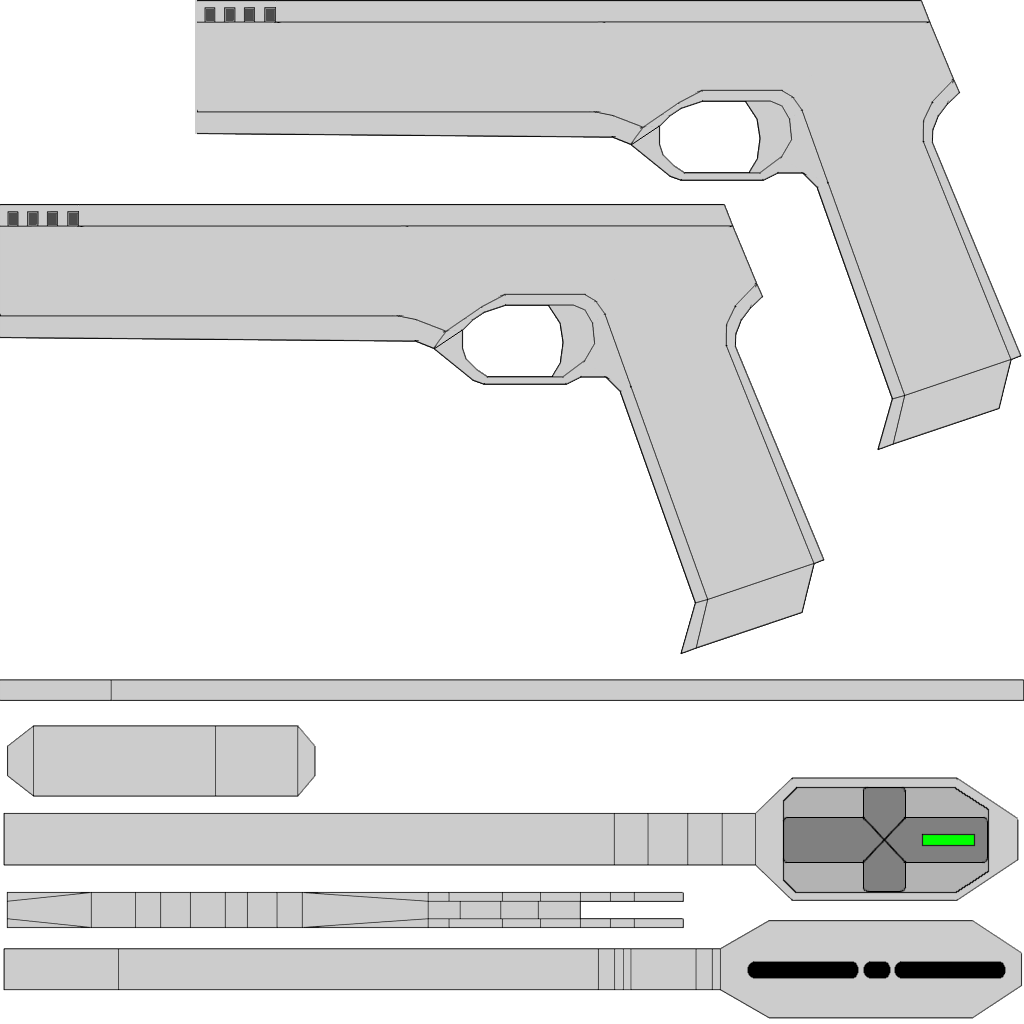
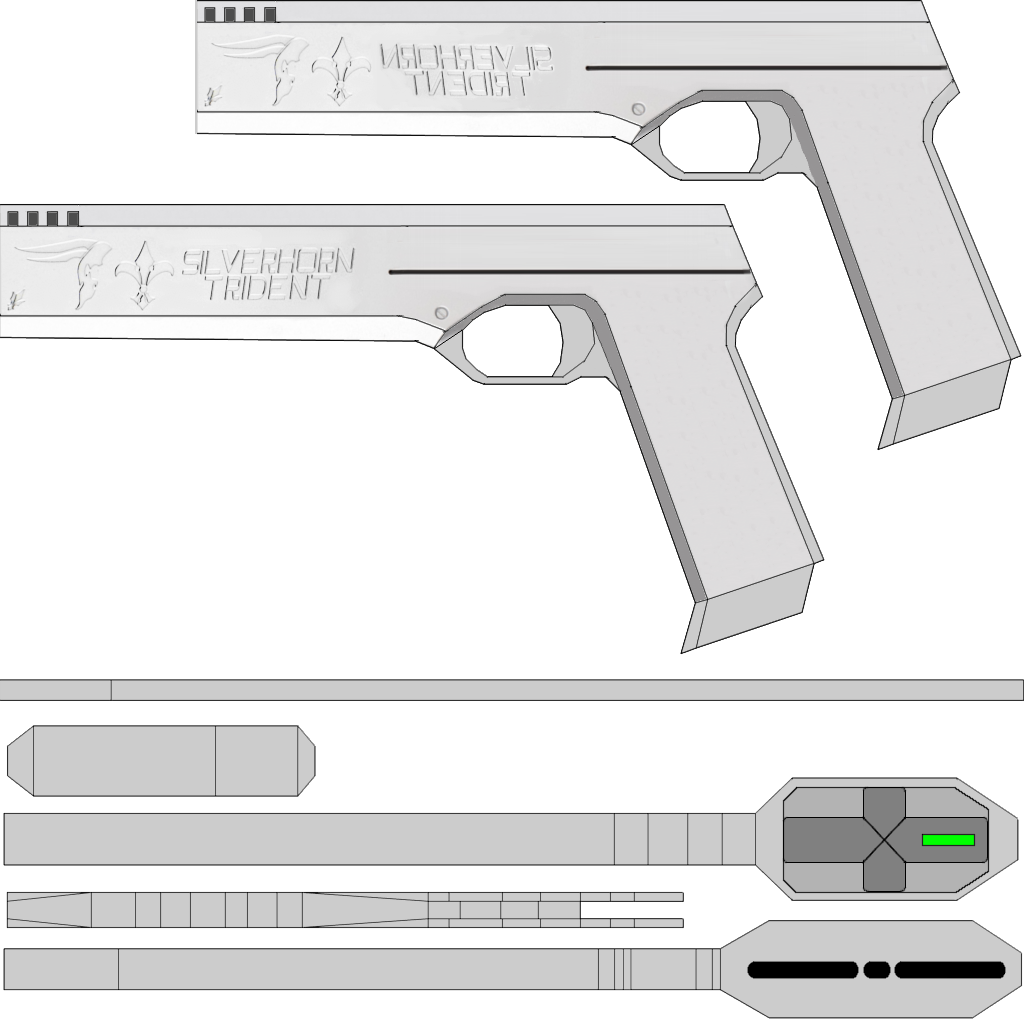
Layer changes from the first 1024×1024 image to the second:
painted on "Decal Lines" over [591, 322, 621, 392]
added layer "Ebene" above "Decal Colors" over [0, 1, 1009, 602]
